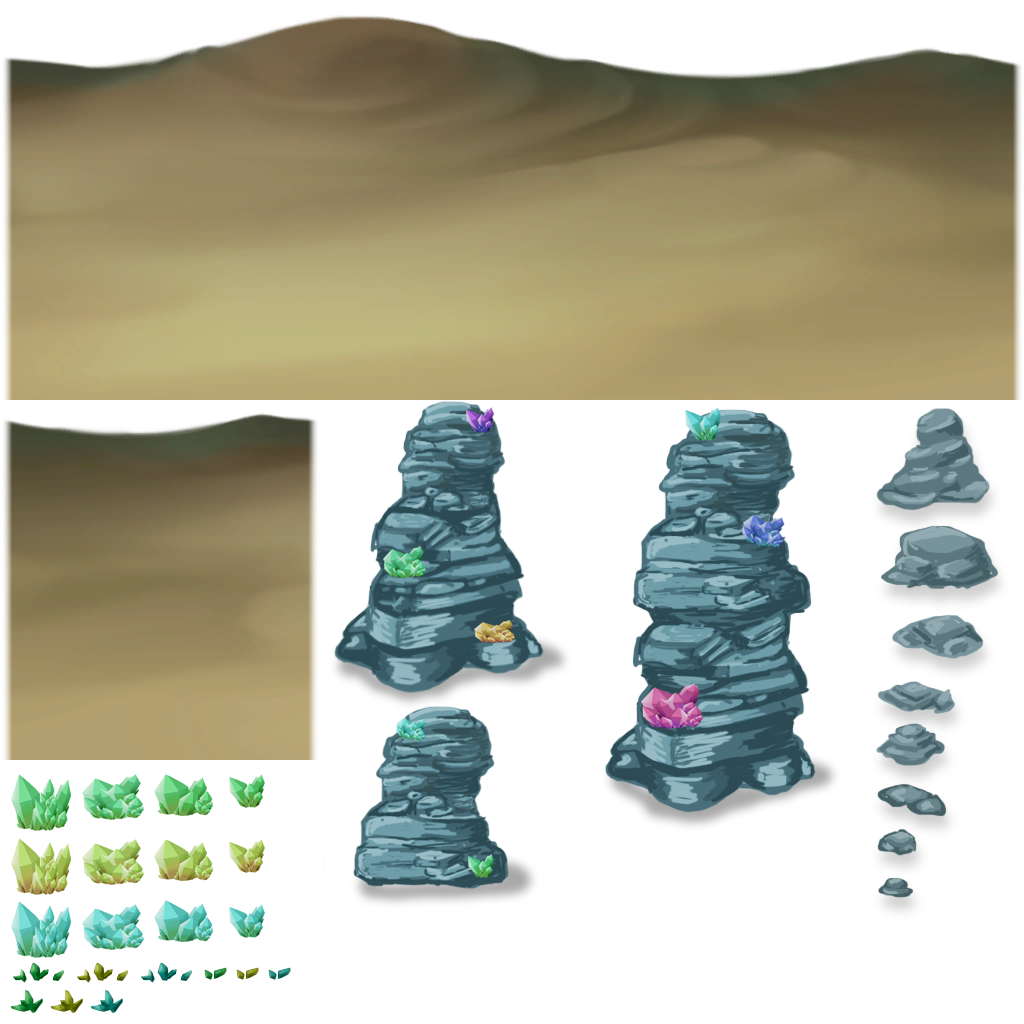
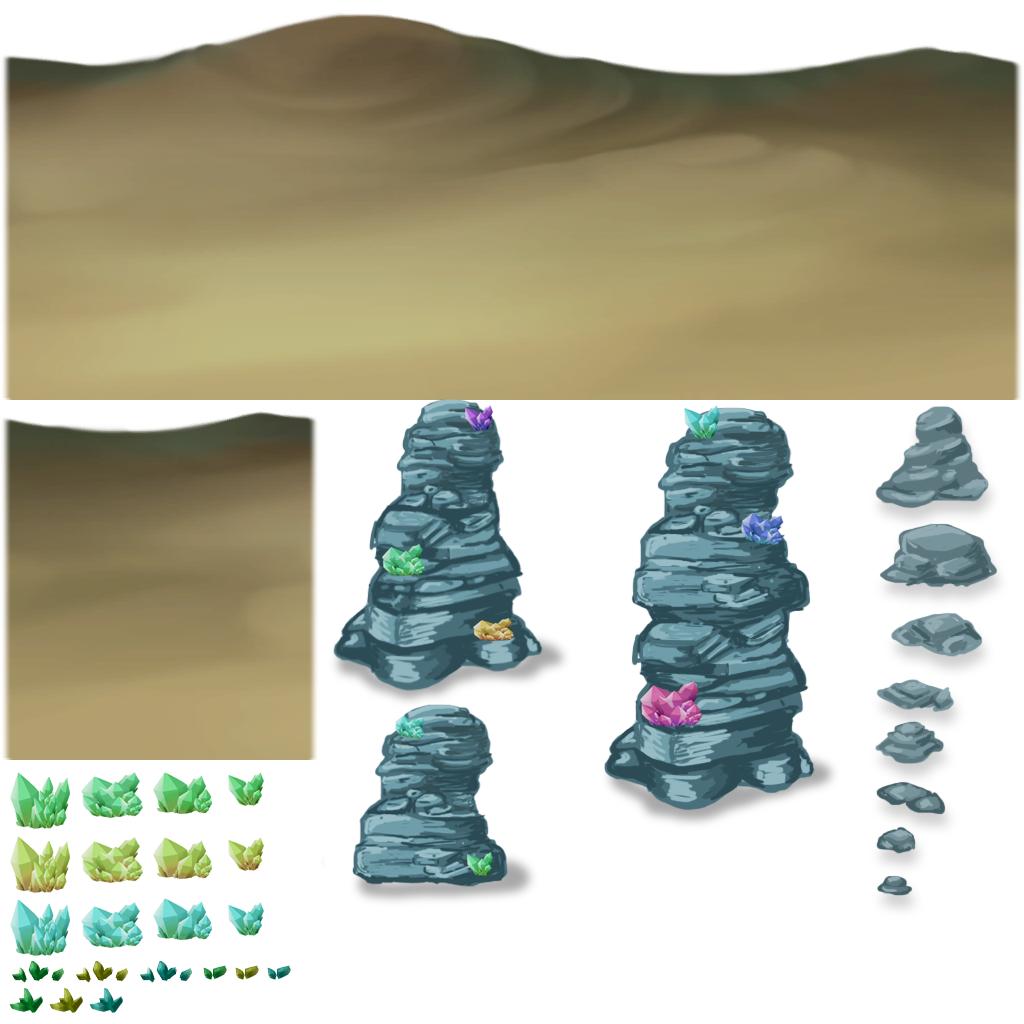
The second w=1024, h=1024 image is a revision of the first. Changes to its layers:
added layer "Layer 17" above "Group 1" over [1, 12, 1022, 1011]
moved "Layer 13 copy" into group "Group 1" over [468, 854, 494, 878]
moved "Layer 13" into group "Group 1" over [466, 407, 494, 433]
moved "Layer 4 copy 2" into group "Group 1" over [395, 717, 426, 741]
moved "Layer 4 copy" into group "Group 1" over [741, 514, 785, 548]
moved "Layer 4" into group "Group 1" over [383, 546, 426, 578]
moved "Layer 16" into group "Group 1" over [474, 620, 515, 643]
moved "Layer 15" into group "Group 1" over [685, 407, 721, 441]
moved "Layer 14" into group "Group 1" over [641, 683, 703, 729]
moved "Layer 11" into group "Group 1" over [333, 400, 816, 890]
moved "Layer 5" into group "Group 1" over [875, 407, 999, 898]
moved "Layer 12" into group "Group 1" over [331, 632, 838, 907]
moved "Layer 3" into group "Group 1" over [11, 774, 265, 958]
